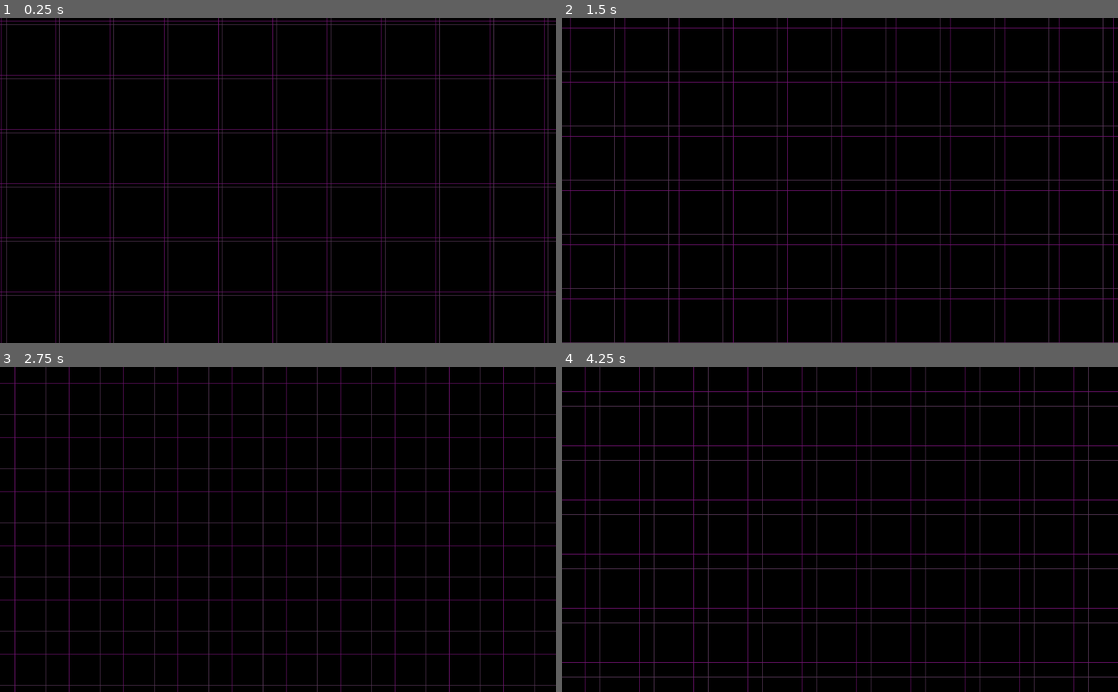
Above: before the commit, frames 1-4 (two rows, left to right).
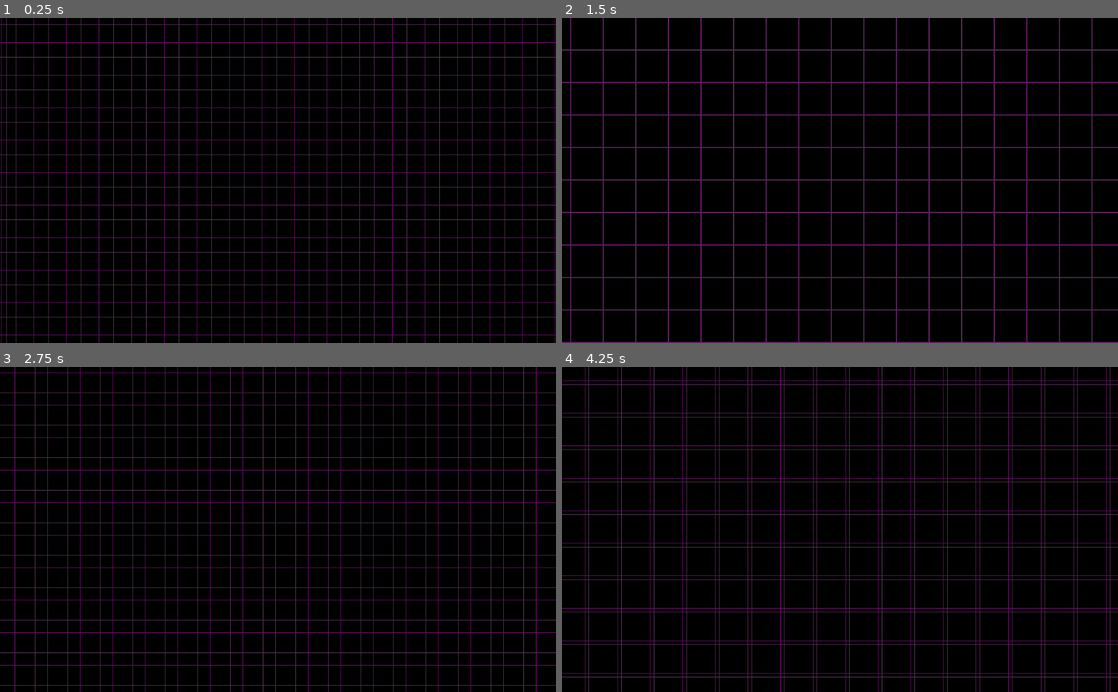
Above: after the commit, the same moments.

Repository: Rabid-Shark-Games/Dungeons-and-Delta
Game: Godot game, scene res://Scenes/Combat.tscn
Two runs of this game, one before a commit and one after it. Both use one fixed random seed, a clock stepped at 60 frames per second and the inputs below. The project has no main scene, so this scene is started directly.
Inputs:
- Up to frame 1 (0.25 s): no input
- Up to frame 2 (1.5 s): no input
- Up to frame 3 (2.75 s): no input
- Up to frame 4 (4.25 s): no input

The runs differ from the first frame. In frame 1, 12% of the frame differs, in the area x 0-100%, y 0-100%; in frame 2, 10%; in frame 3, 11%; in frame 4, 11%.

Commit message:
reee

Diff:
--- a/dungeons_and_delta_client/Scenes/Combat.tscn
+++ b/dungeons_and_delta_client/Scenes/Combat.tscn
@@ -4,20 +4,23 @@
 
 [sub_resource type="ShaderMaterial" id=1]
 shader = ExtResource( 1 )
-shader_param/square_size = Vector2( 100, 100 )
+shader_param/square_size = Vector2( 60, 60 )
 shader_param/color_one = Plane( 0.5, 0, 0.5, 1 )
 shader_param/color_two = Plane( 0.5, 0, 0.5, 1 )
 shader_param/background = Plane( 0, 0, 0, 1 )
 shader_param/grid_displayed = true
 
-[node name="Combat" type="ColorRect"]
-material = SubResource( 1 )
+[node name="Combat" type="Control"]
 anchor_right = 1.0
 anchor_bottom = 1.0
-color = Color( 0, 0, 0, 1 )
 __meta__ = {
 "_edit_use_anchors_": false
 }
 
 [node name="Camera2D" type="Camera2D" parent="."]
 anchor_mode = 0
+
+[node name="Background" type="ColorRect" parent="."]
+material = SubResource( 1 )
+anchor_right = 1.0
+anchor_bottom = 1.0
